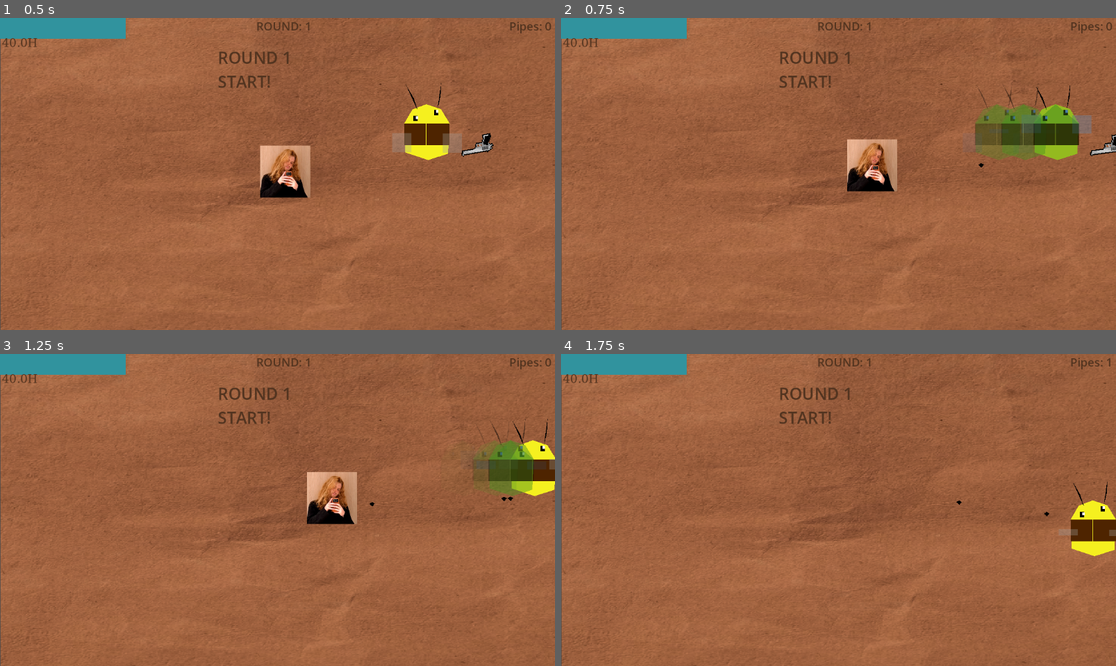
Above: before the commit, frames 1-4 (two rows, left to right).
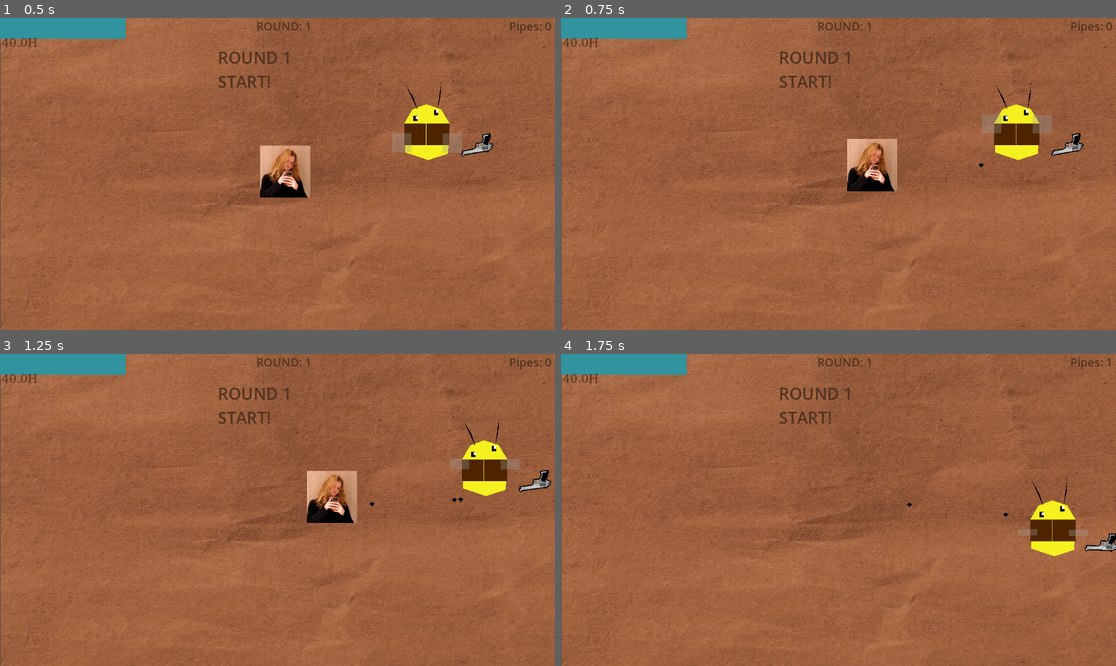
Above: after the commit, the same moments.

Repository: omarwaelppmm-a11y/real-dot
Game: Godot game, scene res://main.tscn
Same seed, same stepped clock (60 frames per second), same inputs: the game is played once before the commit and once after it.
Inputs (mouse positions are in pixels of both pictures, inside the frame that each line leads up to):
- Up to frame 1 (0.5 s): no input
- Up to frame 2 (0.75 s): tap Enter at 0.5 s; move the mouse to (960, 158) at 0.52 s; press the mouse at (960, 158) at 0.53 s; hold Right (ui_right) from 0.53 s (still down); tap Shift (dash, bound only before the commit) at 0.6 s
- Up to frame 3 (1.25 s): keep holding Right (ui_right); tap Tab (toggle_shop) at 0.77, 1.07 s
- Up to frame 4 (1.75 s): move the mouse to (727, 525) at 1.27 s; release Right (ui_right) at 1.28 s; release the mouse at (727, 525) at 1.28 s; hold Down (ui_down) from 1.28 s (still down); click (727, 525) at 1.35 s; tap Tab (toggle_shop) at 1.52, 1.55 s

Frame 1 is identical in both runs. In frame 2, 3.4% of the frame differs, in the area x 51-100%, y 20-55%; in frame 3, 3.2%; in frame 4, 2.4%.

Commit message:
weapon
adding a weapon to the shop but polishing it

Diff:
--- a/laser_projectile.gd
+++ b/laser_projectile.gd
@@ -1,22 +1,20 @@
 extends Area2D
 
-@export var speed: float = 900.0
-@export var damage: float = 35.0
+@export var speed: float = 800.0
+@export var instant_damage: float = 9999.0
+@export var lifetime: float = 2.0
 
-var direction: Vector2 = Vector2.ZERO
+var direction: Vector2 = Vector2.RIGHT
 
 func _ready() -> void:
+	var timer = get_tree().create_timer(lifetime)
+	timer.timeout.connect(queue_free)
+
 	body_entered.connect(_on_body_entered)
-	await get_tree().create_timer(1.5).timeout
-	queue_free()
 
 func _physics_process(delta: float) -> void:
-	global_position += direction * speed * delta
+	position += direction * speed * delta
 
-func _on_body_entered(body: Node) -> void:
-	if body.name == "Player":
-		return
-
-	if body.has_method("take_damage"):
-		body.take_damage(damage)
-		queue_free()
+func _on_body_entered(body: Node2D) -> void:
+	if body.name != "Player" and body.has_method("take_damage"):
+		body.take_damage(instant_damage)
--- a/laser_projectile.tscn
+++ b/laser_projectile.tscn
@@ -1,7 +1,35 @@
 [gd_scene format=3 uid="uid://6gddm8ok38fp"]
 
+[ext_resource type="Script" uid="uid://bddnendxjpts0" path="res://laser_projectile.gd" id="1_yagdn"]
+
+[sub_resource type="RectangleShape2D" id="RectangleShape2D_yagdn"]
+size = Vector2(227.95938, 117)
+
+[sub_resource type="ParticleProcessMaterial" id="ParticleProcessMaterial_12w58"]
+particle_flag_disable_z = true
+emission_shape_offset = Vector3(114, 25, 1)
+initial_velocity_min = 80.0
+initial_velocity_max = 200.0
+orbit_velocity_min = 1.0000001
+orbit_velocity_max = 2.5000002
+gravity = Vector3(0, 98, 0)
+color = Color(0.5028399, 0.1404, 0.78, 1)
+
 [node name="laser_projectile" type="Area2D" unique_id=219017670]
-
-[node name="Polygon2D" type="Polygon2D" parent="." unique_id=1674480102]
+script = ExtResource("1_yagdn")
 
 [node name="CollisionShape2D" type="CollisionShape2D" parent="." unique_id=1226330699]
+position = Vector2(114, 0)
+scale = Vector2(1, 0.269)
+shape = SubResource("RectangleShape2D_yagdn")
+
+[node name="GPUParticles2D" type="GPUParticles2D" parent="." unique_id=427849777]
+position = Vector2(114, 0)
+amount = 150
+process_material = SubResource("ParticleProcessMaterial_12w58")
+
+[node name="Line2D" type="Line2D" parent="." unique_id=239861747]
+points = PackedVector2Array(0, 0, 228, 0)
+width = 50.0
+begin_cap_mode = 2
+end_cap_mode = 2
--- a/player.gd
+++ b/player.gd
@@ -27,6 +27,9 @@
 
 @onready var pipes_text_label: Label = get_node_or_null("../CanvasLayer/PipesText")
 
+@onready var default_gun: Node2D = $Gun
+@onready var statis_shotgun: Node2D = $"statis shotgun"
+
 var current_health: float
 var time_passed: float = 0.0
 
@@ -52,6 +55,7 @@
 
 	update_health_ui()
 	update_pipes_ui()
+	update_weapon_visibility(false)
 
 func _process(delta: float) -> void:
 	if velocity.length() > 0:
@@ -70,6 +74,22 @@
 
 	if is_instance_valid(catch_up_bar) and is_instance_valid(health_bar):
 		catch_up_bar.value = lerp(catch_up_bar.value, health_bar.value, 5.0 * delta)
+
+func update_weapon_visibility(shotgun_unlocked: bool) -> void:
+	if is_instance_valid(statis_shotgun) and is_instance_valid(default_gun):
+		if shotgun_unlocked:
+			statis_shotgun.visible = true
+			statis_shotgun.set_process(true)
+			default_gun.visible = false
+			default_gun.set_process(false)
+		else:
+			statis_shotgun.visible = false
+			statis_shotgun.set_process(false)
+			default_gun.visible = true
+			default_gun.set_process(true)
+
+func swap_to_laser() -> void:
+	update_weapon_visibility(true)
 
 func take_damage(amount: float) -> void:
 	current_health -= amount
@@ -103,7 +123,9 @@
 		velocity = direction * speed
 
 		if direction.x != 0:
-			transform.x.x = sign(direction.x)
+			var target_scale_x = sign(direction.x)
+			if is_instance_valid(head): head.scale.x = target_scale_x
+			if is_instance_valid(body): body.scale.x = target_scale_x
 
 		if Input.is_action_just_pressed("dash") and can_dash and direction != Vector2.ZERO:
 			start_dash(direction)
@@ -129,7 +151,6 @@
 func create_ghost_instance() -> void:
 	var ghost = Node2D.new()
 	ghost.global_position = global_position
-	ghost.transform.x.x = transform.x.x
 
 	for child in get_children():
 		if child is Polygon2D or child is ColorRect:
--- a/player.tscn
+++ b/player.tscn
@@ -2,6 +2,7 @@
 
 [ext_resource type="Script" uid="uid://gunjr3ecckai" path="res://player.gd" id="1_onrkg"]
 [ext_resource type="PackedScene" uid="uid://c4heuxkw1efi" path="res://projectile.tscn" id="2_onrkg"]
+[ext_resource type="PackedScene" uid="uid://d1t1rnioikjbw" path="res://statis_shotgun.tscn" id="3_hqtel"]
 [ext_resource type="PackedScene" uid="uid://dhc0jq8wekjon" path="res://gun.tscn" id="3_i3pqv"]
 
 [sub_resource type="CircleShape2D" id="CircleShape2D_hqtel"]
@@ -96,3 +97,6 @@
 [node name="Gun" parent="." unique_id=287979295 instance=ExtResource("3_i3pqv")]
 position = Vector2(87, 16)
 projectile_scene = ExtResource("2_onrkg")
+
+[node name="statis shotgun" parent="." unique_id=2144925364 instance=ExtResource("3_hqtel")]
+position = Vector2(71, -8)
--- a/project.godot
+++ b/project.godot
@@ -38,8 +38,7 @@
 }
 dash={
 "deadzone": 0.2,
-"events": [Object(InputEventKey,"resource_local_to_scene":false,"resource_name":"","device":-1,"window_id":0,"alt_pressed":false,"shift_pressed":false,"ctrl_pressed":false,"meta_pressed":false,"pressed":false,"keycode":0,"physical_keycode":4194325,"key_label":0,"unicode":0,"location":0,"echo":false,"script":null)
-]
+"events": []
 }
 
 [physics]
--- a/shop_ui.gd
+++ b/shop_ui.gd
@@ -5,7 +5,6 @@
 @onready var buy_damage_btn: Button = get_node("VBoxContainer/HBoxContainer2/card2/VBoxContainer/BuyDamage")
 
 var player: CharacterBody2D = null
-var gun: Node2D = null
 
 var weapon_cost: int = 25
 var damage_cost: int = 5
@@ -30,9 +29,6 @@
 		if not is_instance_valid(player):
 			player = get_node_or_null("/root/Main/Player")
 
-		if is_instance_valid(player):
-			gun = player.get_node_or_null("Gun")
-
 		update_shop_ui()
 		show()
 		get_tree().paused = true
@@ -56,23 +52,24 @@
 	buy_damage_btn.text = str(damage_cost) + " PIPES"
 
 func _on_buy_weapon() -> void:
-	if not is_instance_valid(player) or not is_instance_valid(gun): return
+	if not is_instance_valid(player): return
 	if player.pipes_score >= weapon_cost and not weapon_unlocked:
 		player.pipes_score -= weapon_cost
 		player.update_pipes_ui()
 
 		weapon_unlocked = true
-		if gun.has_method("swap_to_laser"):
-			gun.swap_to_laser()
+		if player.has_method("swap_to_laser"):
+			player.swap_to_laser()
 
 		update_shop_ui()
 
 func _on_buy_damage() -> void:
-	if not is_instance_valid(player) or not is_instance_valid(gun): return
-	if player.pipes_score >= damage_cost:
+	if not is_instance_valid(player): return
+	var active_gun = player.get_node_or_null("Gun") if not weapon_unlocked else player.get_node_or_null("statis_shotgun")
+	if player.pipes_score >= damage_cost and is_instance_valid(active_gun):
 		player.pipes_score -= damage_cost
 		player.update_pipes_ui()
-		if "damage" in gun:
-			gun.damage += 5.0
+		if "damage" in active_gun:
+			active_gun.damage += 5.0
 		damage_cost = int(damage_cost * 1.5)
 		update_shop_ui()
--- /dev/null
+++ b/statis_shotgun.gd
@@ -0,0 +1,31 @@
+extends Node2D
+
+@export var laser_scene: PackedScene = preload("res://laser_projectile.tscn")
+@export var fire_rate: float = 1.5
+
+var can_fire: bool = true
+
+func _process(_delta: float) -> void:
+	look_at(get_global_mouse_position())
+
+	if Input.is_action_just_pressed("shoot") and can_fire:
+		fire_stasis_laser()
+
+func fire_stasis_laser() -> void:
+	if not laser_scene:
+		return
+
+	can_fire = false
+
+	var laser = laser_scene.instantiate()
+	get_tree().current_scene.add_child(laser)
+
+	laser.global_position = $Muzzle.global_position
+
+	var global_dir = $Muzzle.global_position.direction_to(get_global_mouse_position()).normalized()
+	laser.direction = global_dir
+	laser.global_rotation = global_dir.angle()
+	laser.scale = Vector2(3.0, 3.0)
+
+	await get_tree().create_timer(fire_rate).timeout
+	can_fire = true
--- /dev/null
+++ b/statis_shotgun.tscn
@@ -0,0 +1,16 @@
+[gd_scene format=3 uid="uid://d1t1rnioikjbw"]
+
+[ext_resource type="Texture2D" uid="uid://bb80k33gsprx" path="res://Assets/STATIS SHOTGUN.png" id="1_nsr3l"]
+[ext_resource type="Script" uid="uid://bxc5bmjavufe7" path="res://statis_shotgun.gd" id="1_yx80q"]
+
+[node name="statis shotgun" type="Node2D" unique_id=2144925364]
+scale = Vector2(0.15589605, 0.2386578)
+script = ExtResource("1_yx80q")
+
+[node name="Sprite2D" type="Sprite2D" parent="." unique_id=181723590]
+scale = Vector2(0.70819247, 0.53607124)
+texture = ExtResource("1_nsr3l")
+
+[node name="Muzzle" type="Marker2D" parent="." unique_id=503924622]
+position = Vector2(440, 0)
+scale = Vector2(421.74185, -127.10082)
Binary file changed: Assets/STATIS SHOTGUN.png
Not shown, added: statis_shotgun.gd.uid
